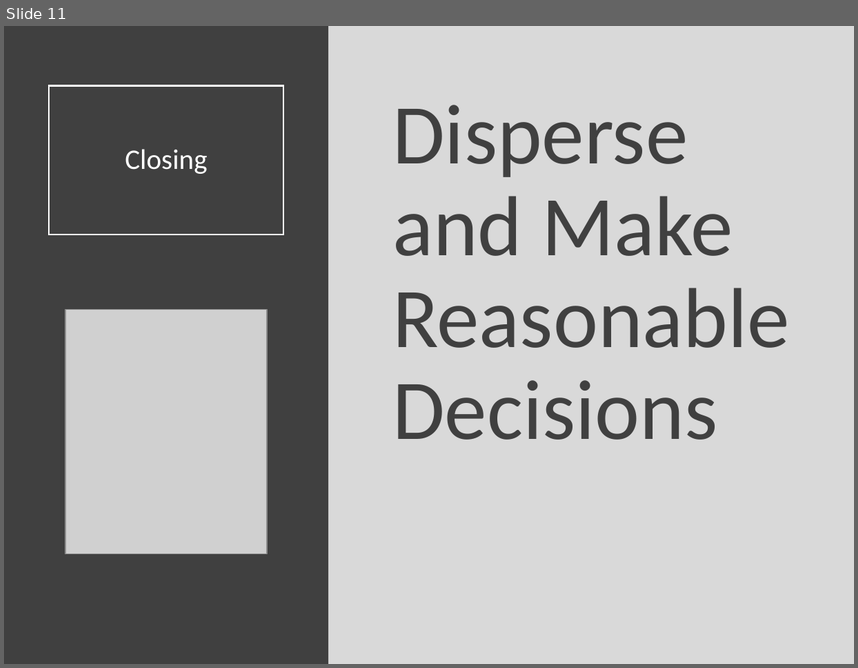
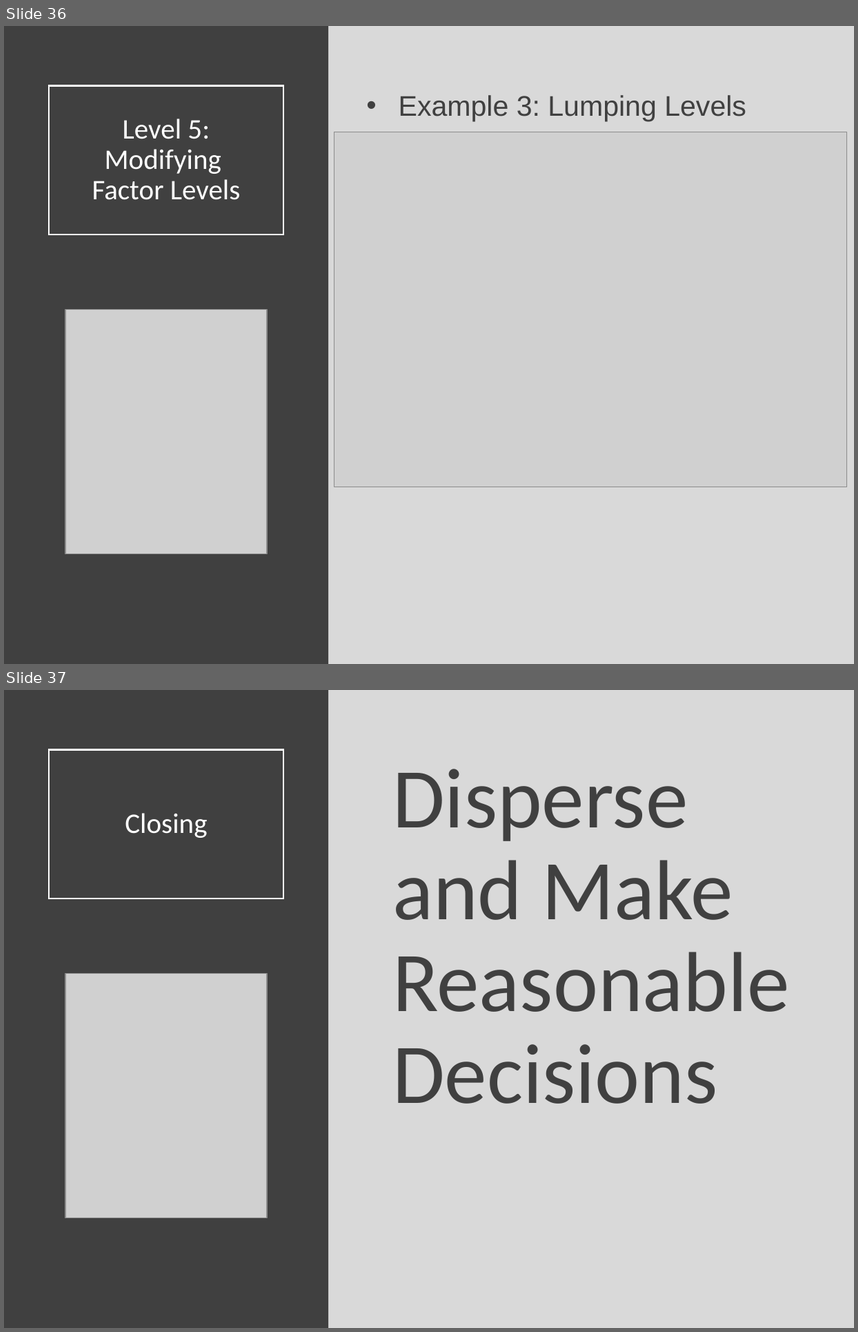
Before and after one commit to Yixf-Self/STOR320_WEBSITE, a slide deck: Lecture/Lecture 17/Lecture 17.pptx. Shown one above the other, each under a label of ours: slide 11 before the commit, slides 36 and 37 after it. The pictures are 858x668 and 858x1332 pixels, drawn with LibreOffice and Linux fonts; fonts in the diff are those of the drawing; grey boxes stand for pictures. Boxes give left, top, right and bottom in pixels: in the first picture for what was removed or moved away, otherwise in the second. Text is boxed around its words. In the diff, an @@ line names an element or a change of style, - is before the commit and + after.

```diff
--- a/Lecture/Lecture 17/Lecture 17.pptx
+++ b/Lecture/Lecture 17/Lecture 17.pptx
@@ slide 36 added at <box>4,26,854,664</box>, background #D9D9D9 @@
@@ rectangle added at <box>4,26,329,664</box>, fill #404040 @@
@@ title added at <box>49,85,283,234</box>, outline #FFFFFF 1.5 pt, 24 pt, text #FFFFFF @@
+Level 5:
+Modifying
+Factor Levels
@@ text added at <box>399,95,746,122</box>, 24 pt, text #404040 @@
+• Example 3: Lumping Levels
@@ picture added at <box>334,132,846,487</box> @@
@@ picture added at <box>65,309,267,553</box> @@
@@ what was slide 11 is now slide 37 @@
```
Also in this commit, not shown: 1 slide changed, 25 other slides added, 6 other files.
